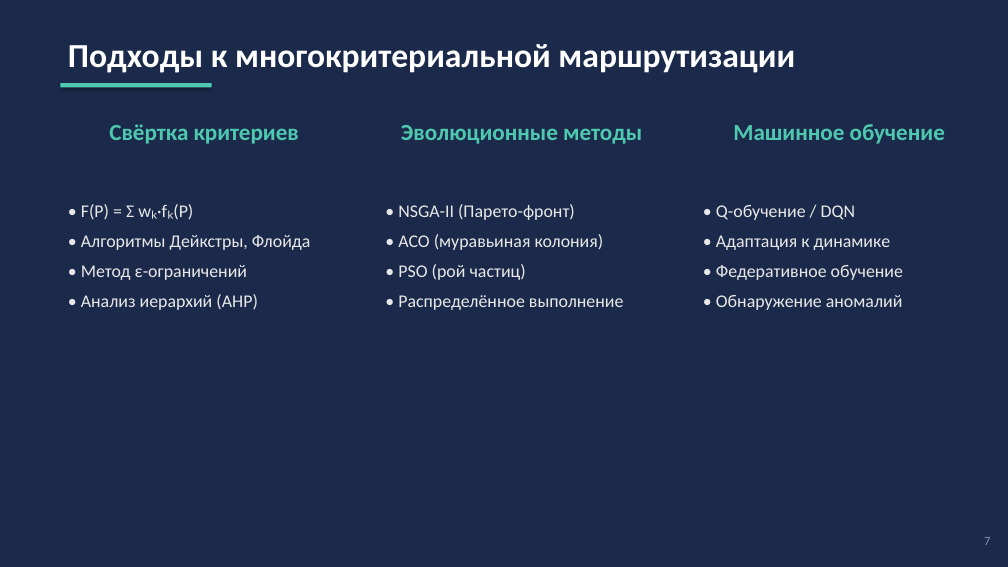
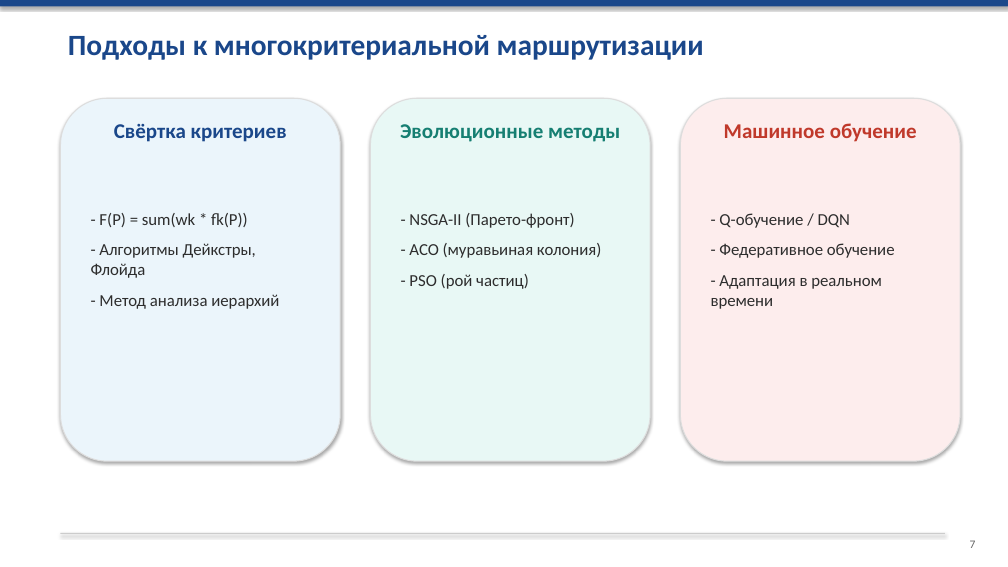
Before and after one commit to chloryyy/CourseWork, a slide deck: slide 7 of Презентация_защита_курсовой.pptx. Drawn at 1008x567 pixels with LibreOffice and Linux fonts; fonts in the diff are those of the drawing. Boxes give left, top, right and bottom in pixels: in the first picture for what was removed or moved away, otherwise in the second. Text is boxed around its words. In the diff, an @@ line names an element or a change of style, - is before the commit and + after.

```diff
--- a/Презентация_защита_курсовой.pptx
+++ b/Презентация_защита_курсовой.pptx
@@ background #1B2A4A to #FFFFFF @@
@@ rectangle added at (x1=0, y1=0, x2=1008, y2=6), fill #1A478A @@
@@ text "Подходы к многокритериальной маршрутизации" moved from (x1=68, y1=44, x2=795, y2=73) to (x1=68, y1=35, x2=704, y2=60) @@
@@ text "Подходы к многокритериальной маршрутизации" at (x1=68, y1=35, x2=704, y2=60): size 32 to 28 pt, text colour #FFFFFF to #1A478A @@
@@ rectangle removed at (x1=60, y1=83, x2=212, y2=88) @@
@@ rounded rectangle added at (x1=60, y1=98, x2=340, y2=461), fill #EBF5FB, outline #DDDDDD 1 pt @@
@@ text "Свёртка критериев" at (x1=114, y1=124, x2=287, y2=142): size 22 to 20 pt, text colour #4EC9B0 to #1A478A @@
@@ rounded rectangle added at (x1=371, y1=98, x2=650, y2=461), fill #E8F8F5, outline #DDDDDD 1 pt @@
@@ text "Эволюционные методы" at (x1=400, y1=124, x2=620, y2=142): size 22 to 20 pt, text colour #4EC9B0 to #167F72 @@
@@ rounded rectangle added at (x1=681, y1=98, x2=960, y2=461), fill #FDEDED, outline #DDDDDD 1 pt @@
@@ text "Машинное обучение" at (x1=724, y1=123, x2=917, y2=142): size 22 to 20 pt, text colour #4EC9B0 to #C0392B @@
@@ text at (x1=91, y1=213, x2=279, y2=309): text changed; size 17 to 16 pt; text colour #E8E8E8 to #2D2D2D @@
-• F(P) = Σ wₖ·fₖ(P)
-• Алгоритмы Дейкстры, Флойда
-• Метод ε-ограничений
-• Анализ иерархий (AHP)
+- F(P) = sum(wk * fk(P))
+- Алгоритмы Дейкстры, Флойда
+- Метод анализа иерархий
@@ text at (x1=409, y1=213, x2=601, y2=289): text changed; size 17 to 16 pt; text colour #E8E8E8 to #2D2D2D @@
-• NSGA-II (Парето-фронт)
-• ACO (муравьиная колония)
-• PSO (рой частиц)
-• Распределённое выполнение
+- NSGA-II (Парето-фронт)
+- ACO (муравьиная колония)
+- PSO (рой частиц)
@@ text at (x1=711, y1=213, x2=895, y2=309): text changed; size 17 to 16 pt; text colour #E8E8E8 to #2D2D2D @@
-• Q-обучение / DQN
-• Адаптация к динамике
-• Федеративное обучение
-• Обнаружение аномалий
+- Q-обучение / DQN
+- Федеративное обучение
+- Адаптация в реальном времени
@@ rectangle added at (x1=60, y1=533, x2=945, y2=534), fill #CCCCCC @@
@@ text "7" moved from (x1=984, y1=537, x2=990, y2=545) to (x1=970, y1=540, x2=976, y2=548) @@
@@ text "7" at (x1=970, y1=540, x2=976, y2=548): size 12 to 11 pt, text colour #8888AA to #666666 @@
```
Also in this commit, not shown: 10 other slides changed, 1 other file.
